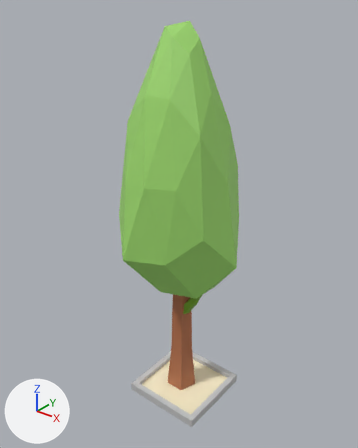
Renders of the FBX model Assets/Low Poly Simple Urban City 3D Asset Pack/Models/Props/Other/Tree_1.fbx from each side of a commit.
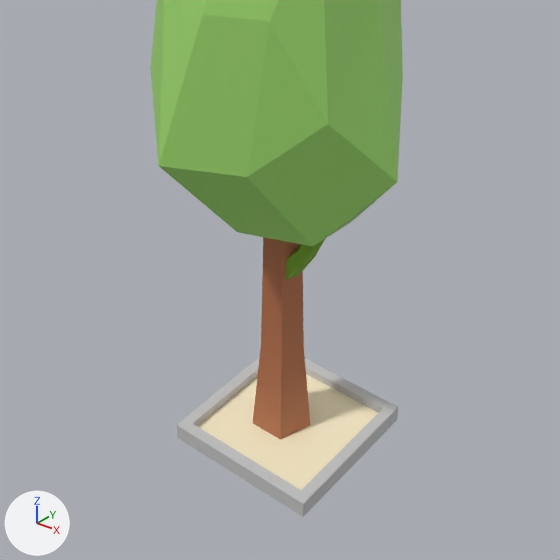
Each version appears first whole from a 50 mm lens placed at (3.43, -4.42, 5.36), pointed at (-0.1, -0.01, 2.63), and next in a close-up on the part from 13% to 88% of the width and 40% to 100% of the height. The axes (+X, +Y, +Z) are drawn at lower left. The lights are the same throughout. Where no turn or scale is listed for an object, it has been applied to the vertices.

The first close-up shows 'Tree_1'.
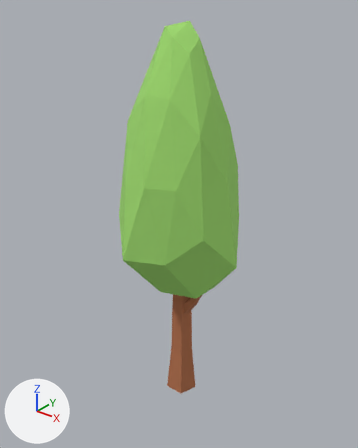
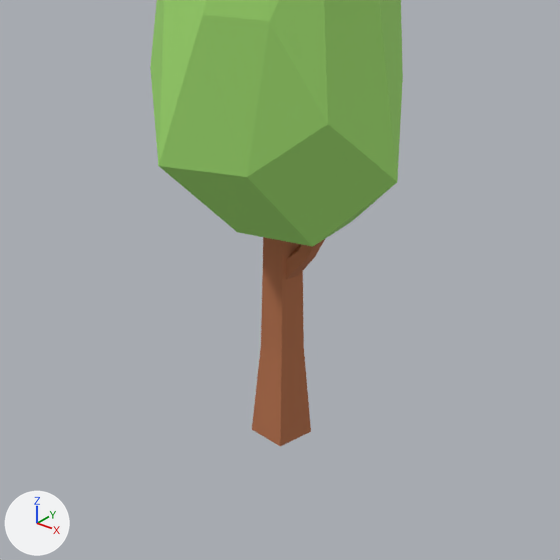
The newer file is also rescaled (x1.689), turned or shifted as a whole; pictures and numbers use the older file's frame.

Location of each change, [x1, y1, x2, y2] in pixels of the close-ups (560 x 560 px):
'Tree_1', reshaped
    before: [150, 0, 403, 517]
    after: [150, 0, 403, 446]
part 1 of me_mesh, deleted
    before: [176, 357, 398, 517]
part 2 of me_mesh, built on
    before: [253, 237, 325, 440]
    after: [252, 237, 325, 446]

Diff of the bpy script that builds the scene:
```diff
--- a/Assets/Low Poly Simple Urban City 3D Asset Pack/Models/Props/Other/Tree_1.fbx.py
+++ b/Assets/Low Poly Simple Urban City 3D Asset Pack/Models/Props/Other/Tree_1.fbx.py
@@ img_tex_psd @@
+img_tex_psd = load_image('tex.psd', 'Hot_Dog.fbm/tex.png', 256, 256, 'sRGB')
@@ mat_colorrange @@
+mat_colorrange = principled_material('ColorRange')
+mat_colorrange.texture = img_tex_psd
+mat_colorrange.roughness = 1.0
@@ me_mesh @@
 # used by ob_tree_1; location = (0.0, 0.0, 0.0)
-me_mesh.from_pydata(...)  # 92 vertices, 116 faces; spans x -0.76..0.76, y -0.76..0.76, z 0.0..5.0
-me_mesh.materials.append(mat_mat)
+me_mesh.from_pydata(...)  # 76 vertices, 128 faces; spans x -0.76..0.76, y -0.76..0.76, z 0.0..5.0
+# me_mesh part 1: the loose piece of 16 vertices spanning x -0.55..0.55, y -0.55..0.55, z 0.0..0.12 is deleted
+# me_mesh part 2
+# 25 faces are deleted
+# 50 new faces join them
+me_mesh.materials.append(mat_colorrange)  # picture img_tex_psd
```
